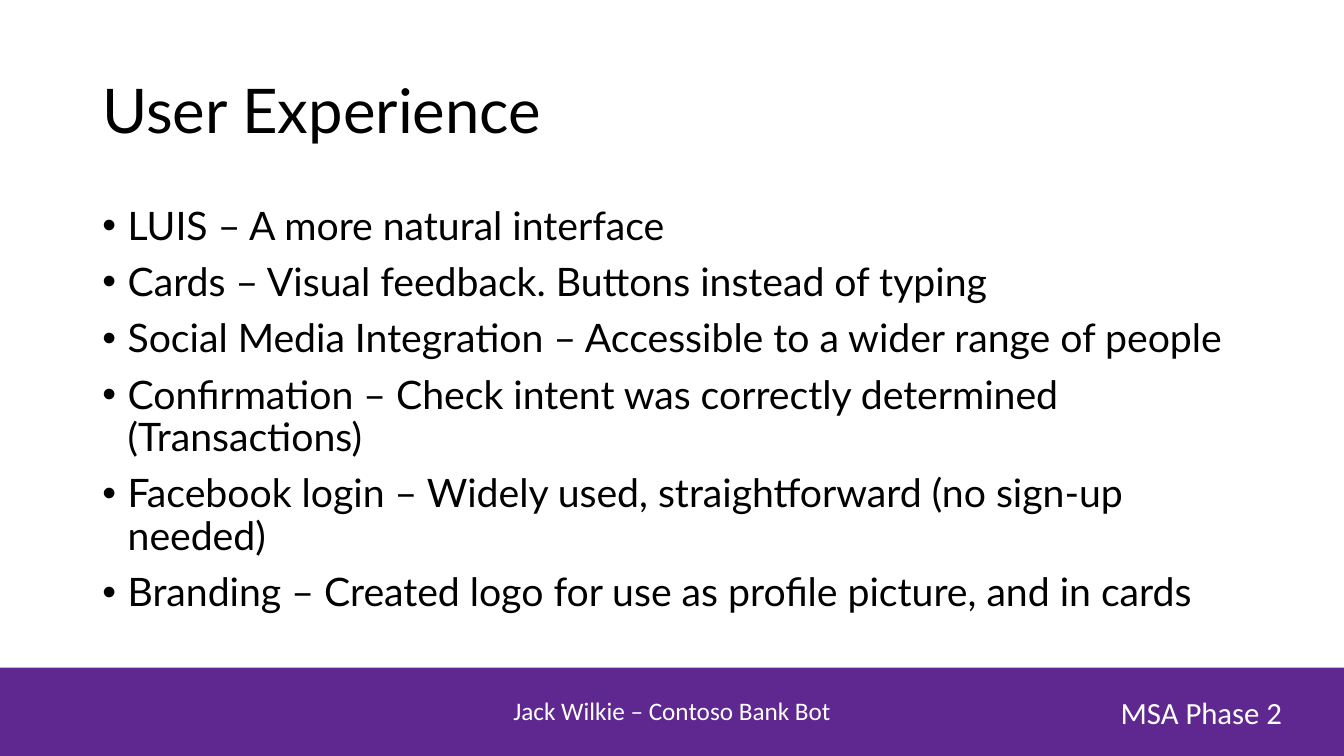
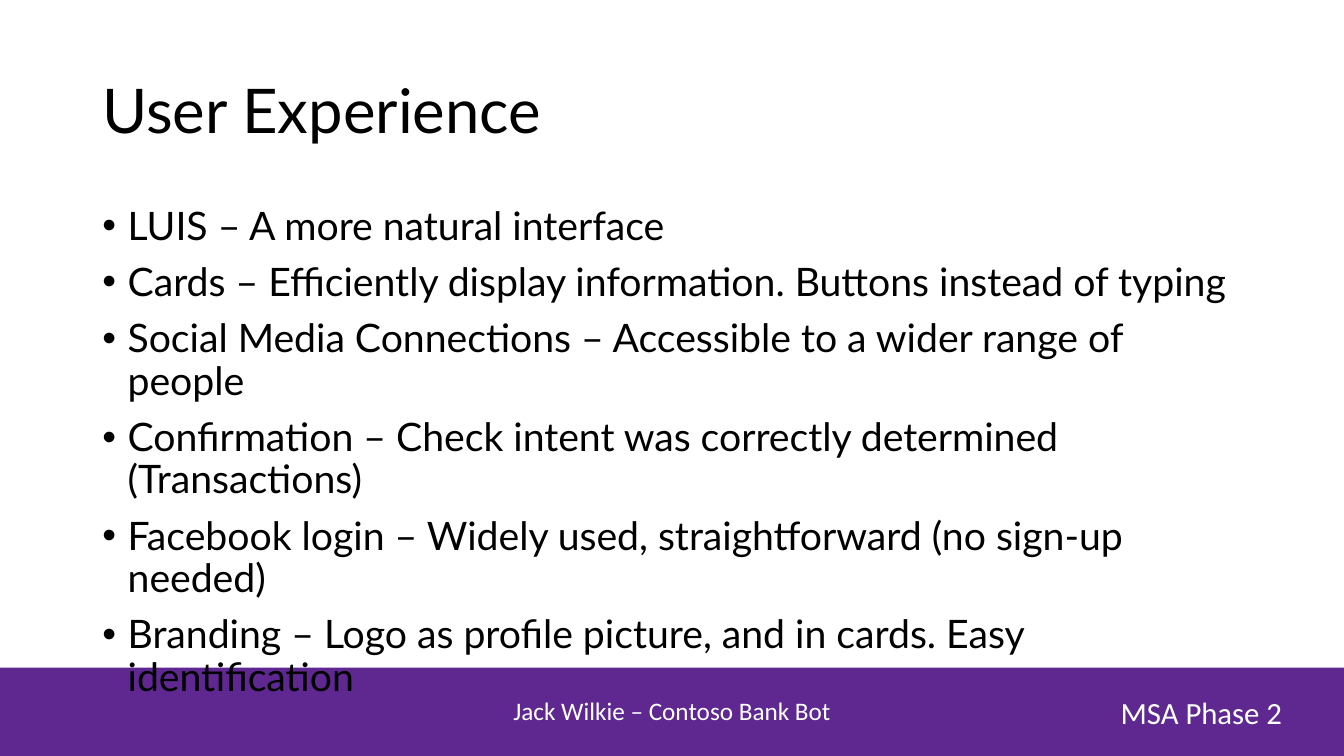
Before and after one commit to jack1197/contoso, a slide deck: slide 3 of MSA Presentation.pptx. Drawn at 1344x756 pixels with LibreOffice and Linux fonts; fonts in the diff are those of the drawing; background and template pictures are left out. Boxes give left, top, right and bottom in pixels: in the first picture for what was removed or moved away, otherwise in the second. Text is boxed around its words. In the diff, an @@ line names an element or a change of style, - is before the commit and + after.

Commit message:
updated presentation

```diff
--- a/MSA Presentation.pptx
+++ b/MSA Presentation.pptx
@@ text at (128, 267, 1226, 402): text changed @@
-• Cards – Visual feedback. Buttons instead of typing
-• Social Media Integration – Accessible to a wider range of people
+• Cards – Efficiently display information. Buttons instead of typing
+• Social Media Connections – Accessible to a wider range of people
@@ text at (128, 619, 1025, 692): text changed @@
-• Branding – Created logo for use as profile picture, and in cards
+• Branding – Logo as profile picture, and in cards. Easy identification
```
Also in this commit, not shown: 4 other slides changed, 1 slide added.
